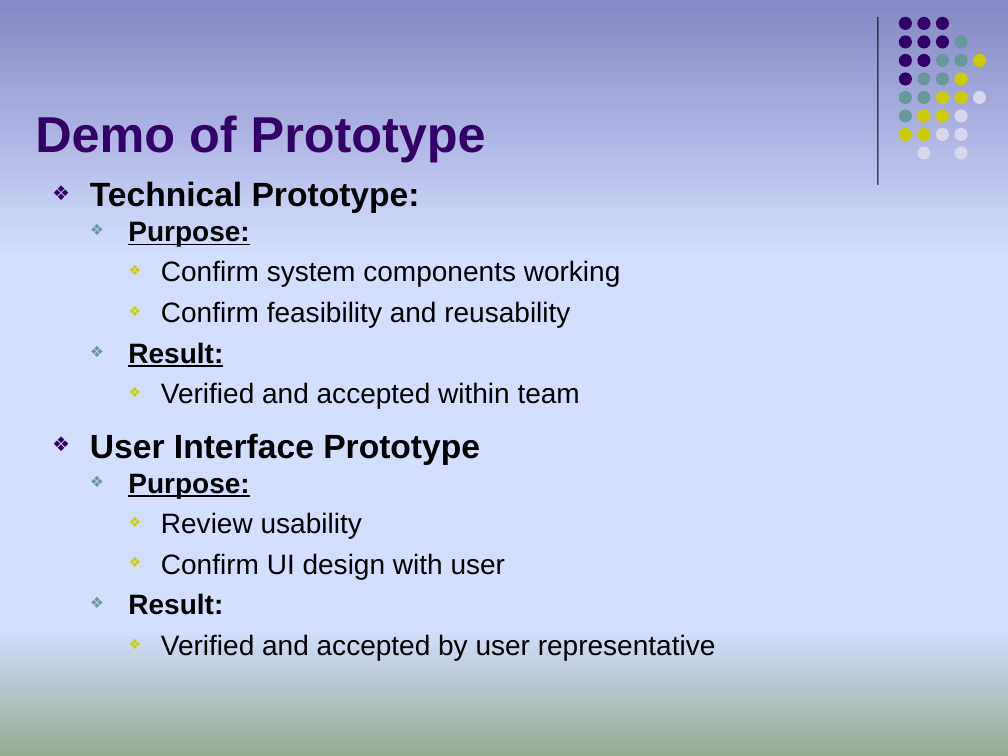
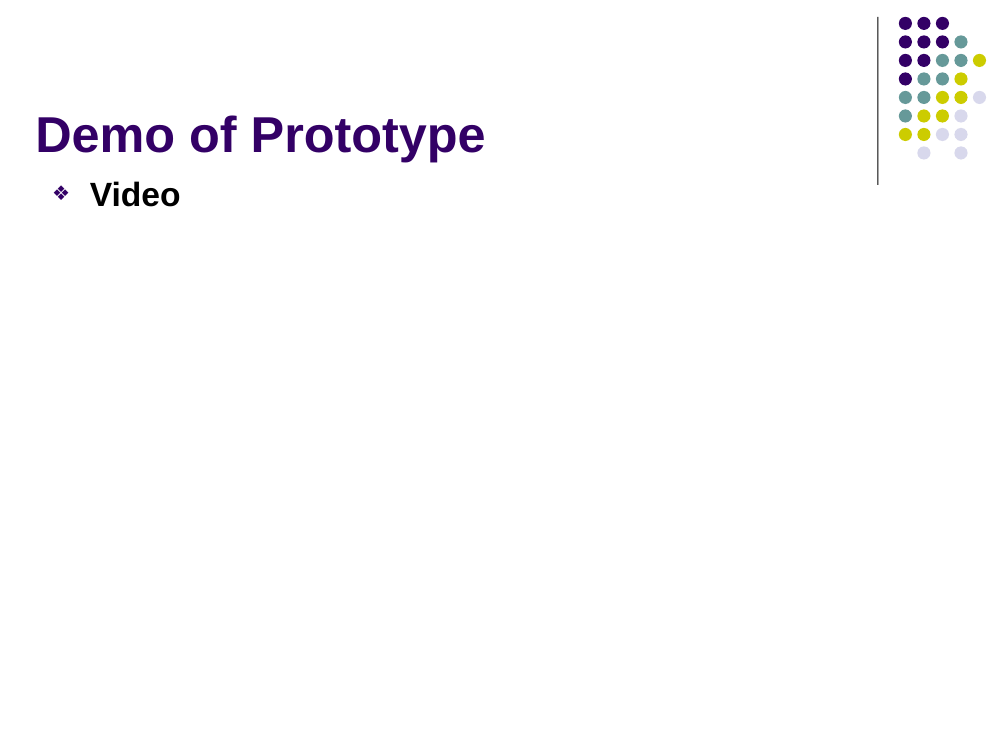
Before and after one commit to imireasa/mtech-se18-t08s, a slide deck: slide 22 of docs/W-9 Working Document/W-9.3 Presentation Slides/Phase 3/vms_presentation_3_v0.1.pptx (slide 19 before the commit). Drawn at 1008x756 pixels with LibreOffice and Linux fonts; fonts in the diff are those of the drawing. Boxes give left, top, right and bottom in pixels: in the first picture for what was removed or moved away, otherwise in the second. Text is boxed around its words. In the diff, an @@ line names an element or a change of style, - is before the commit and + after.

```diff
--- a/docs/W-9 Working Document/W-9.3 Presentation Slides/Phase 3/vms_presentation_3_v0.1.pptx
+++ b/docs/W-9 Working Document/W-9.3 Presentation Slides/Phase 3/vms_presentation_3_v0.1.pptx
@@ background gradient #8488C4 to #D4DEFF to #96AB94 to #FFFFFF @@
@@ text at bbox=[90, 181, 181, 207]: text changed; size 20 to 24 pt; bold on @@
-❖ Technical Prototype:
-  ❖ Purpose:
-    ❖ Confirm system components working
-    ❖ Confirm feasibility and reusability
-  ❖ Result:
-    ❖ Verified and accepted within team
-❖ User Interface Prototype
-  ❖ Purpose:
-    ❖ Review usability
-    ❖ Confirm UI design with user
-  ❖ Result:
-    ❖ Verified and accepted by user representative
+❖ Video
```
Also in this commit, not shown: 9 other slides changed, 17 slides added, 20 slides removed.
